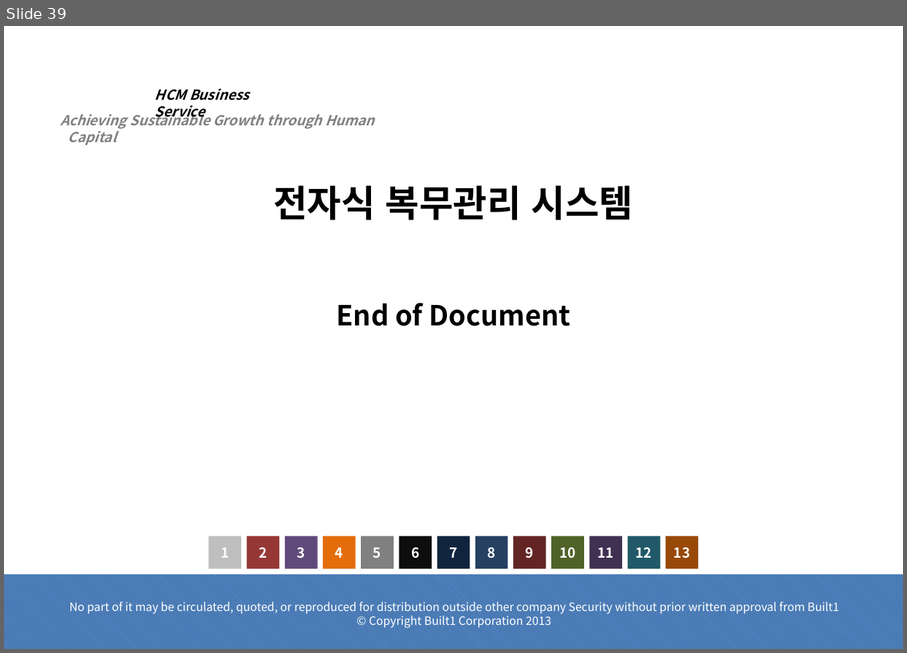
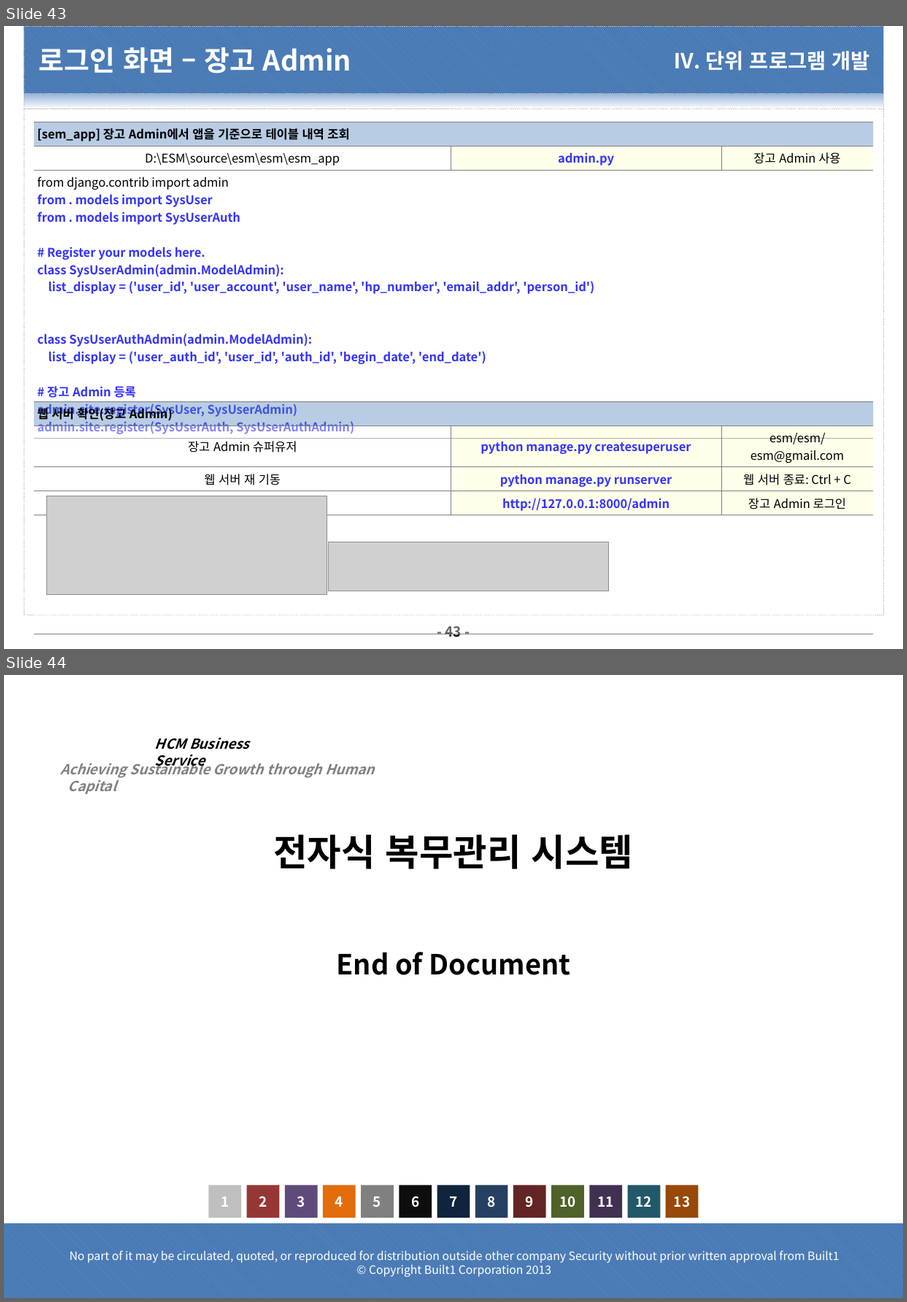
Before and after one commit to dims1111/ESM, a slide deck: document/40.구현(CP)/CP-1010.프로그램 개발 표준/CP-1010.프로그램 개발 표준_20210201_v1.0.pptx. Shown one above the other, each under a label of ours: slide 39 before the commit, slides 43 and 44 after it. The pictures are 907x653 and 907x1302 pixels, drawn with LibreOffice and Linux fonts; fonts in the diff are those of the drawing; grey boxes stand for pictures; background and template pictures are left out. Boxes give left, top, right and bottom in pixels: in the first picture for what was removed or moved away, otherwise in the second. Text is boxed around its words. In the diff, an @@ line names an element or a change of style, - is before the commit and + after.

Commit message:
esm local program source upload

```diff
--- a/document/40.구현(CP)/CP-1010.프로그램 개발 표준/CP-1010.프로그램 개발 표준_20210201_v1.0.pptx
+++ b/document/40.구현(CP)/CP-1010.프로그램 개발 표준/CP-1010.프로그램 개발 표준_20210201_v1.0.pptx
@@ slide 43 added at (x1=4, y1=26, x2=903, y2=649), background #FFFFFF @@
@@ rectangle added at (x1=24, y1=26, x2=884, y2=93), fill pattern #376092 on #4F81BD, outline #BFBFBF 0.25 pt dashed @@
@@ title added at (x1=39, y1=47, x2=351, y2=73), 24 pt, text #FFFFFF, bold @@
+로그인 화면 – 장고 Admin
@@ text added at (x1=674, y1=51, x2=870, y2=71), 18 pt, text #FFFFFF, bold @@
+Ⅳ. 단위 프로그램 개발
@@ rectangle added at (x1=24, y1=93, x2=884, y2=109), fill gradient #95B3D7 to #FFFFFF, outline #BFBFBF 0.25 pt dashed @@
@@ rectangle added at (x1=24, y1=109, x2=884, y2=615), fill #FFFFFF, outline #BFBFBF 0.25 pt dashed @@
@@ table added at (x1=34, y1=122, x2=873, y2=514), 3 rows, 3 columns @@
+[sem_app] 장고 Admin에서 앱을 기준으로 테이블 내역 조회 |  | 
+D:\ESM\source\esm\esm\esm_app | admin.py | 장고 Admin 사용
+from django.contrib import admin / from . models import SysUser / from . models import SysUserAuth / # Register your models here. / class SysUserAdmin(admin.ModelAdmin): / list_display = ('user_id', 'user_account', 'user_name', 'hp_number', 'email_addr', 'person_id') / class SysUserAuthAdmin(admin.ModelAdmin): / list_display = ('user_auth_id', 'user_id', 'auth_id', 'begin_date', 'end_date') / # 장고 Admin 등록 / admin.site.register(SysUser, SysUserAdmin) / admin.site.register(SysUserAuth, SysUserAuthAdmin) |  | 
@@ table added at (x1=34, y1=401, x2=873, y2=604), 5 rows, 3 columns @@
+웹 서버 확인(장고 Admin) |  | 
+장고 Admin 슈퍼유저 | python manage.py createsuperuser | esm/esm/esm@gmail.com
+웹 서버 재 기동 | python manage.py runserver | 웹 서버 종료: Ctrl + C
+URL | http://127.0.0.1:8000/admin | 장고 Admin 로그인
+ |  | 
@@ picture added at (x1=47, y1=496, x2=327, y2=594) @@
@@ picture added at (x1=329, y1=541, x2=608, y2=591) @@
@@ page number added at (x1=446, y1=626, x2=462, y2=637), 12 pt, text #000000, bold @@
+- 43 -
@@ what was slide 39 is now slide 44 @@
```
Also in this commit, not shown: 2 slides changed, 4 other slides added, 3 other files.
